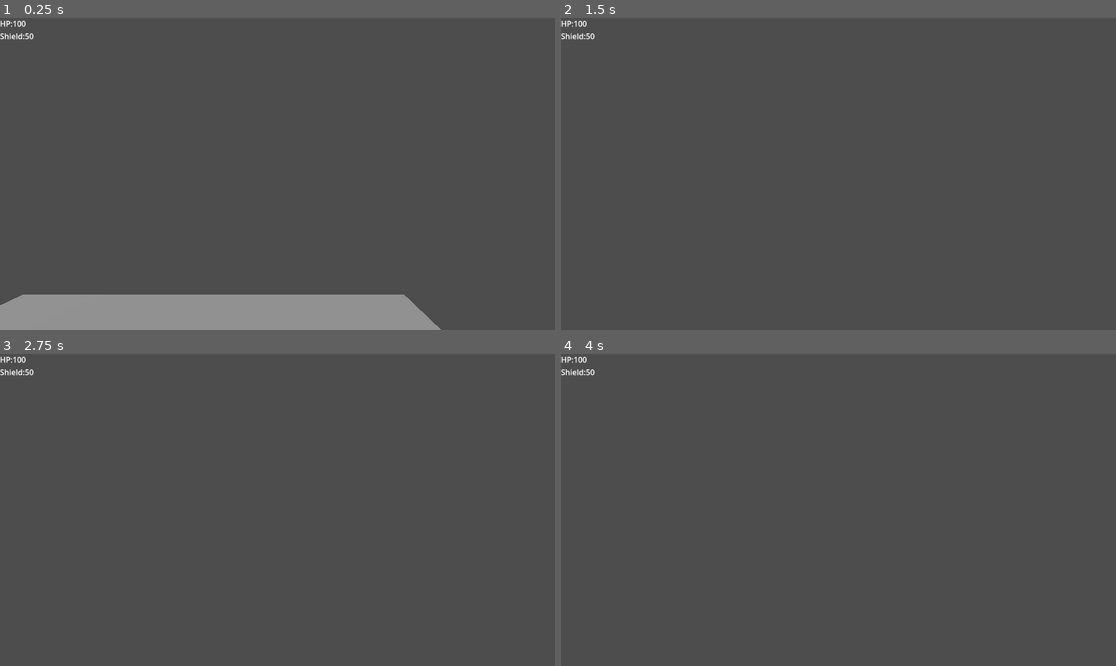
Above: before the commit, frames 1-4 (two rows, left to right).
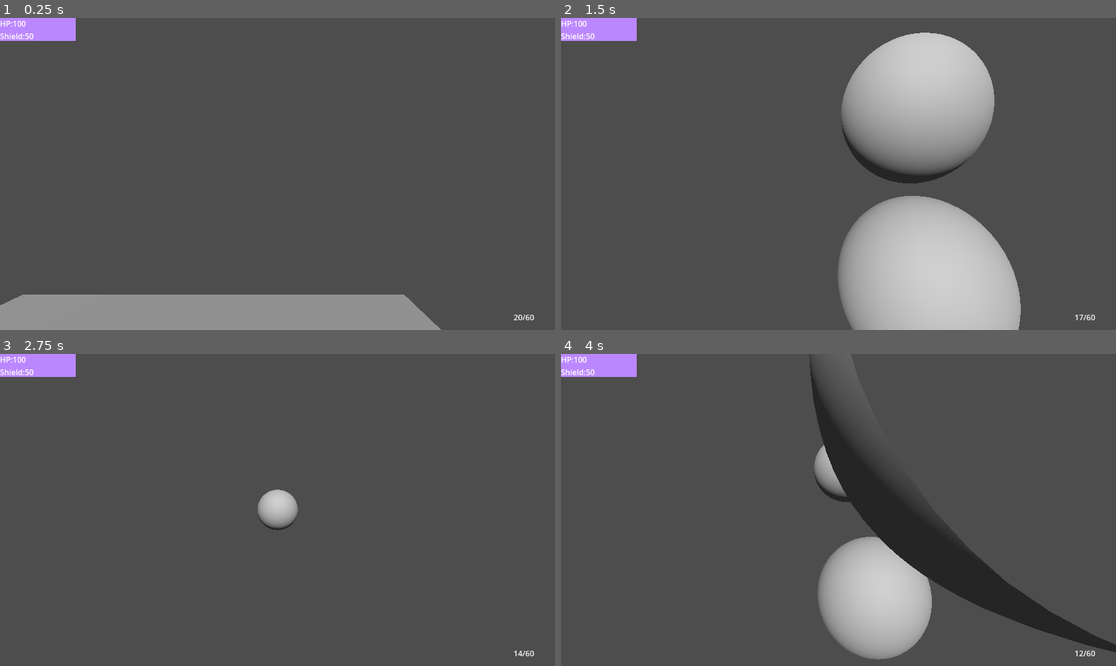
Above: after the commit, the same moments.

Repository: kuritism/scrimmages-during-internship-2
Game: Godot game, scene res://level.tscn
The game is run twice, just before and just after one commit, with the same random seed, the same clock (stepped at 60 frames per second) and the same inputs.
Inputs (mouse positions are in pixels of both pictures, inside the frame that each line leads up to):
- Up to frame 1 (0.25 s): no input
- Up to frame 2 (1.5 s): move the mouse to (866, 174) at 0.52 s; press the mouse at (866, 174) at 0.53 s; hold W (move_forward) from 0.53 s (still down); tap Space (jump) at 0.77 s; move the mouse to (810, 174) at 1.27 s; release the mouse at (810, 174) at 1.28 s; click (810, 174) at 1.35 s
- Up to frame 3 (2.75 s): keep holding W (move_forward); tap Space (jump) at 1.52 s; move the mouse to (288, 503) at 2.02 s; press the mouse at (288, 503) at 2.03 s
- Up to frame 4 (4 s): keep holding W (move_forward); move the mouse to (832, 516) at 2.77 s; release the mouse at (832, 516) at 2.78 s; click (832, 516) at 2.85 s; tap Space (jump) at 3.02, 3.77 s; move the mouse to (877, 513) at 3.52 s; press the mouse at (877, 513) at 3.53 s

The runs differ from the first frame. In frame 1, 1.0% of the frame differs, in the area x 0-97%, y 0-97%; in frame 2, 22%, in the area x 0-97%, y 0-100%; in frame 3, 1.7%; in frame 4, 15%.

Commit message:
IT WAS A FILE DIRECTORY CHANGE
MAXXXXXXXXXXXXXXXXXXXXXXXXXX

Diff:
--- a/GUI.gd
+++ b/GUI.gd
@@ -9,4 +9,5 @@
 # Called every frame. 'delta' is the elapsed time since the previous frame.
 func _process(delta):
 
-	$Label.text = str("HP:" + str($"Player/HP".HP) + "\n" + "Shield:" + str($"Player/HP".SHIELD))
+	$HPLabel.text = str("HP:" + str($"Player/HP".HP) + "\n" + "Shield:" + str($"Player/HP".SHIELD))
+	$AMMOLabel.text = str(str($"Player/TwistPivot/PitchPivot/Gun Component".num_bullets) + "/" + str($"Player/TwistPivot/PitchPivot/Gun Component".additional_bullets))
--- a/Gun_Component.gd
+++ b/Gun_Component.gd
@@ -6,12 +6,12 @@
 @export var num_reloads : int = 3
 @export var chamber_time : float = 0.3
 @export var reload_time : float = 1
-@export var bullet_speed : float = 5
+@export var bullet_speed : float = 20
 @export var bullet_damage : int = 10
 @export var bullet_spread : float
 @export var shell_amount : int = 1
-var num_bullets = mag_size
-var additional_bullets = mag_size * num_reloads
+@export var num_bullets = mag_size
+@export var additional_bullets = mag_size * num_reloads
 # Called when the node enters the scene tree for the first time.
 func attempt_fire():
 	if !can_fire:
@@ -22,8 +22,9 @@
 		var bullet = instancedBull.instantiate()
 		add_child(bullet)
 		bullet.setup(bullet_damage)
-		bullet.position.x=position.x - 1
+		bullet.position.x=position.x
 		bullet.position.y=position.y - 0.5
+		bullet.position.z=position.z
 		bullet.reparent(root)
 	num_bullets -= 1
 	can_fire = false
--- a/gui.tscn
+++ b/gui.tscn
@@ -13,14 +13,21 @@
 script = ExtResource("1_1q5o7")
 
 [node name="ColorRect" type="ColorRect" parent="."]
-visible = false
 layout_mode = 0
 offset_right = 157.0
 offset_bottom = 48.0
 color = Color(0.733667, 0.53, 1, 1)
 
-[node name="Label" type="Label" parent="."]
+[node name="HPLabel" type="Label" parent="."]
 layout_mode = 0
 offset_right = 414.0
 offset_bottom = 261.0
 text = "test"
+
+[node name="AMMOLabel" type="Label" parent="."]
+layout_mode = 0
+offset_left = 1066.0
+offset_top = 610.0
+offset_right = 1106.0
+offset_bottom = 633.0
+text = "Test"
--- a/level.tscn
+++ b/level.tscn
@@ -9,8 +9,6 @@
 [sub_resource type="PlaneMesh" id="PlaneMesh_s3vur"]
 
 [sub_resource type="WorldBoundaryShape3D" id="WorldBoundaryShape3D_d3oby"]
-
-[sub_resource type="CylinderShape3D" id="CylinderShape3D_pkv2p"]
 
 [node name="Node3D" type="Node3D"]
 
@@ -39,8 +37,3 @@
 
 [node name="Player" parent="GUI" instance=ExtResource("1_lin1h")]
 transform = Transform3D(1, 0, 0, 0, 1, 0, 0, 0, 1, 1.67801, 1.57629, 0.819533)
-
-[node name="Floor Detection" type="ShapeCast3D" parent="GUI/Player"]
-transform = Transform3D(0.9, 0, 0, 0, 0.208, 0, 0, 0, 0.9, 0, 0.116593, 0)
-shape = SubResource("CylinderShape3D_pkv2p")
-target_position = Vector3(0, -4.5, 0)
--- a/player.gd
+++ b/player.gd
@@ -6,6 +6,7 @@
 
 @onready var twist_pivot := $TwistPivot
 @onready var pitch_pivot := $TwistPivot/PitchPivot
+@onready var gun := $"TwistPivot/PitchPivot/Gun Component"
 
 func _ready() -> void:
 	Input.set_mouse_mode(Input.MOUSE_MODE_CAPTURED)
@@ -35,9 +36,9 @@
 	twist_input = 0.0
 	pitch_input = 0.0
 	if Input.is_action_pressed("fire"):
-		$"Gun Component".attempt_fire()
+		gun.attempt_fire()
 	if Input.is_action_pressed("reload"):
-		$"Gun Component".attempt_reload()
+		gun.attempt_reload()
 
 	if $"HP".HP <= 0:
 		for child in self.get_children():
--- a/player.tscn
+++ b/player.tscn
@@ -7,6 +7,8 @@
 [sub_resource type="CapsuleMesh" id="CapsuleMesh_y4bbw"]
 
 [sub_resource type="CapsuleShape3D" id="CapsuleShape3D_3eqj2"]
+
+[sub_resource type="CylinderShape3D" id="CylinderShape3D_xlftk"]
 
 [node name="Player" type="RigidBody3D"]
 lock_rotation = true
@@ -27,16 +29,22 @@
 [node name="Camera3D" type="Camera3D" parent="TwistPivot/PitchPivot"]
 transform = Transform3D(1, 0, 0, 0, 1, 0, 0, 0, 1, 0, 0.499952, -0.495036)
 
+[node name="Gun Component" type="Node3D" parent="TwistPivot/PitchPivot"]
+transform = Transform3D(1, 0, 0, 0, 1, 0, 0, 0, 1, 0, 0.5, -0.896427)
+script = ExtResource("2_gls47")
+
+[node name="Chamber_Time" type="Timer" parent="TwistPivot/PitchPivot/Gun Component"]
+one_shot = true
+
+[node name="Reload_Time" type="Timer" parent="TwistPivot/PitchPivot/Gun Component"]
+one_shot = true
+
 [node name="HP" parent="." instance=ExtResource("2_o5ksn")]
 
-[node name="Gun Component" type="Node3D" parent="."]
-script = ExtResource("2_gls47")
+[node name="Floor Detection" type="ShapeCast3D" parent="."]
+transform = Transform3D(0.9, 0, 0, 0, 0.208, 0, 0, 0, 0.9, 0, 0.116593, 0)
+shape = SubResource("CylinderShape3D_xlftk")
+target_position = Vector3(0, -4.5, 0)
 
-[node name="Chamber_Time" type="Timer" parent="Gun Component"]
-one_shot = true
-
-[node name="Reload_Time" type="Timer" parent="Gun Component"]
-one_shot = true
-
-[connection signal="timeout" from="Gun Component/Chamber_Time" to="Gun Component" method="_on_chamber_time_timeout"]
-[connection signal="timeout" from="Gun Component/Reload_Time" to="Gun Component" method="_on_reload_time_timeout"]
+[connection signal="timeout" from="TwistPivot/PitchPivot/Gun Component/Chamber_Time" to="TwistPivot/PitchPivot/Gun Component" method="_on_chamber_time_timeout"]
+[connection signal="timeout" from="TwistPivot/PitchPivot/Gun Component/Reload_Time" to="TwistPivot/PitchPivot/Gun Component" method="_on_reload_time_timeout"]
Not shown: 1 places in level.tscn that only renumber resources
Not shown: 1 places in player.tscn that only renumber resources
